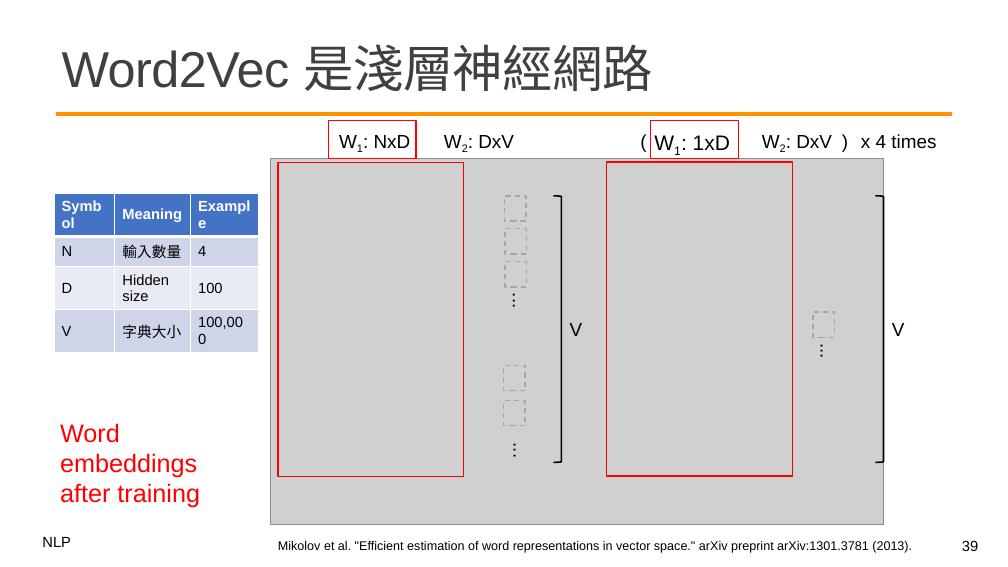
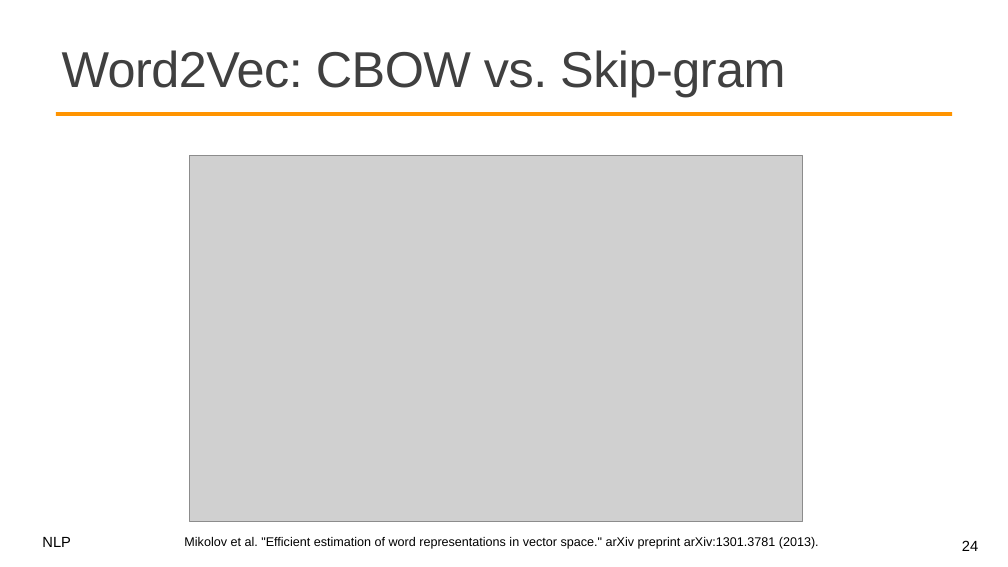
Before and after one commit to mcps5601/CGUNLP_2026_Spring, a slide deck: slide 24 of slides/w2_vectors_0302.pptx (slide 39 before the commit). Drawn at 1008x567 pixels with LibreOffice and Linux fonts; fonts in the diff are those of the drawing; grey boxes stand for pictures; background and template pictures are left out. Boxes give left, top, right and bottom in pixels: in the first picture for what was removed or moved away, otherwise in the second. Text is boxed around its words. In the diff, an @@ line names an element or a change of style, - is before the commit and + after.

```diff
--- a/slides/w2_vectors_0302.pptx
+++ b/slides/w2_vectors_0302.pptx
@@ title at (x1=62, y1=50, x2=785, y2=97): text changed @@
-Word2Vec 是淺層神經網路
+Word2Vec: CBOW vs. Skip-gram
@@ rectangle removed at (x1=328, y1=121, x2=416, y2=159) @@
@@ text removed at (x1=374, y1=135, x2=411, y2=148) @@
-W1: NxD
@@ text removed at (x1=478, y1=135, x2=514, y2=148) @@
-W2: DxV
@@ text removed at (x1=633, y1=126, x2=663, y2=156) @@
-(
@@ rectangle removed at (x1=650, y1=121, x2=738, y2=159) @@
@@ text removed at (x1=693, y1=135, x2=730, y2=150) @@
-W1: 1xD
@@ text removed at (x1=796, y1=135, x2=832, y2=148) @@
-W2: DxV
@@ text removed at (x1=835, y1=126, x2=865, y2=156) @@
-)
@@ text removed at (x1=861, y1=134, x2=936, y2=149) @@
-x 4 times
@@ picture moved from (x1=271, y1=159, x2=884, y2=525) to (x1=190, y1=156, x2=803, y2=522) @@
@@ rectangle removed at (x1=278, y1=163, x2=464, y2=476) @@
@@ rectangle removed at (x1=606, y1=162, x2=792, y2=476) @@
@@ table removed at (x1=54, y1=194, x2=259, y2=342), 4 rows, 3 columns @@
-Symbol | Meaning | Example
-N | 輸入數量 | 4
-D | Hidden size | 100
-V | 字典大小 | 100,000
@@ rectangle removed at (x1=505, y1=196, x2=526, y2=221) @@
@@ right bracket removed at (x1=554, y1=196, x2=562, y2=463) @@
@@ right bracket removed at (x1=876, y1=196, x2=884, y2=463) @@
@@ rectangle removed at (x1=505, y1=229, x2=526, y2=254) @@
@@ rectangle removed at (x1=505, y1=262, x2=526, y2=287) @@
@@ text removed at (x1=504, y1=286, x2=535, y2=340) @@
-...
@@ text removed at (x1=570, y1=323, x2=583, y2=336) @@
-V
@@ rectangle removed at (x1=813, y1=312, x2=834, y2=337) @@
@@ text removed at (x1=892, y1=323, x2=905, y2=336) @@
-V
@@ text removed at (x1=812, y1=336, x2=844, y2=390) @@
-...
@@ rectangle removed at (x1=504, y1=365, x2=525, y2=390) @@
@@ rectangle removed at (x1=504, y1=401, x2=525, y2=426) @@
@@ text removed at (x1=60, y1=423, x2=200, y2=508) @@
-Word embeddings after training
@@ text removed at (x1=505, y1=436, x2=537, y2=490) @@
-...
@@ text "Mikolov et al. "Efficient estimation ..." moved from (x1=278, y1=541, x2=912, y2=553) to (x1=184, y1=537, x2=819, y2=549) @@
@@ page number at (x1=962, y1=540, x2=978, y2=551): text changed @@
-39
+24
```
Also in this commit, not shown: 7 other slides changed, 2 slides added, 3 slides removed, 1 other file.
